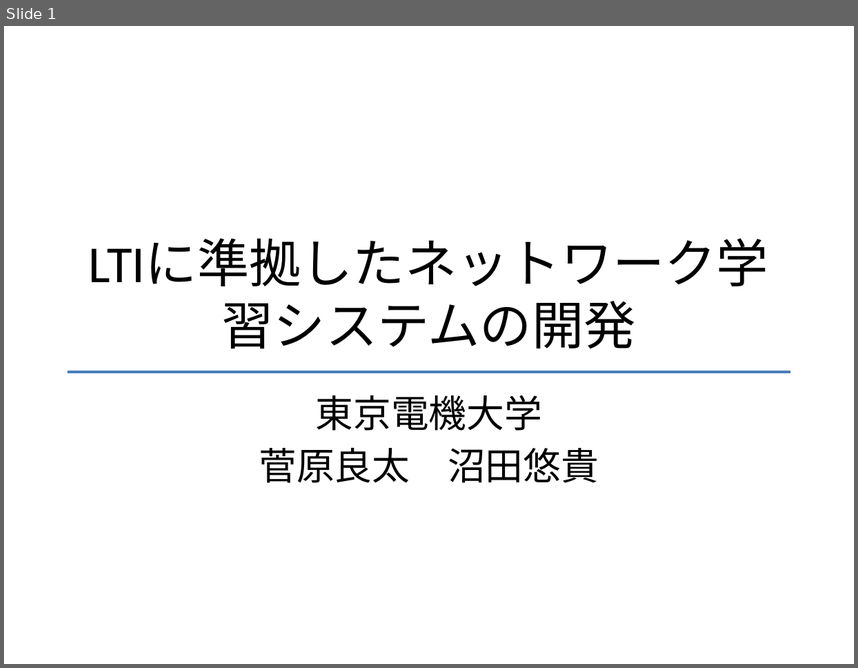
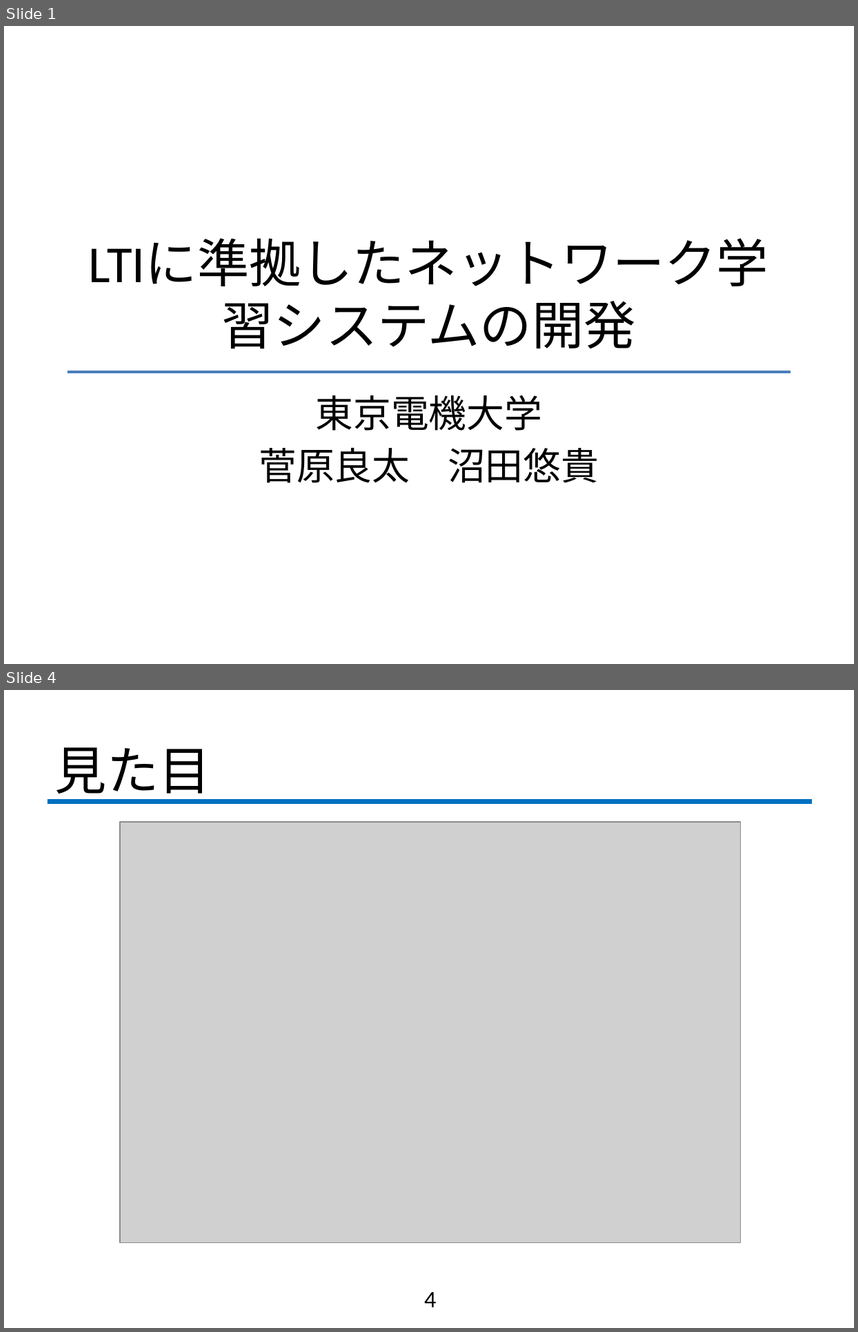
Before and after one commit to fujiLabo/fuji_simu, a slide deck: 1112進捗.pptx. Shown one above the other, each under a label of ours: slide 1 before the commit, slides 1 and 4 after it; the slides between them are not shown. The pictures are 858x668 and 858x1332 pixels, drawn with LibreOffice and Linux fonts; fonts in the diff are those of the drawing; grey boxes stand for pictures; background and template pictures are left out. Boxes give left, top, right and bottom in pixels: in the first picture for what was removed or moved away, otherwise in the second. Text is boxed around its words. In the diff, an @@ line names an element or a change of style, - is before the commit and + after.

```diff
--- a/1112進捗.pptx
+++ b/1112進捗.pptx
@@ slide 4 added at (4,690,854,1328), background #FFFFFF @@
@@ title added at (55,747,211,802), 44 pt, text #000000 @@
+見た目
@@ line added from (47, 801) to (811, 801), #0070C0 4 pt @@
@@ picture added at (120,822,740,1243) @@
@@ page number added at (424,1292,436,1307), 20 pt, text #000000 @@
+4
```
Also in this commit, not shown: 3 slides changed, 1 other slide added, 1 other file.
